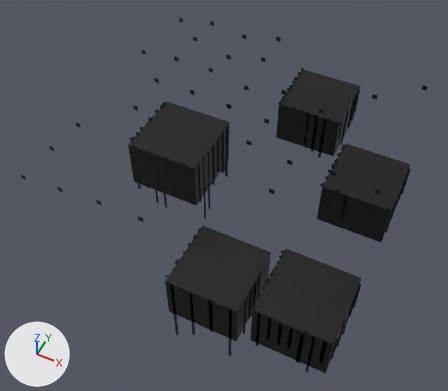
The glTF model netrun/assets/models/env/floor_b.glb, before and after one commit.
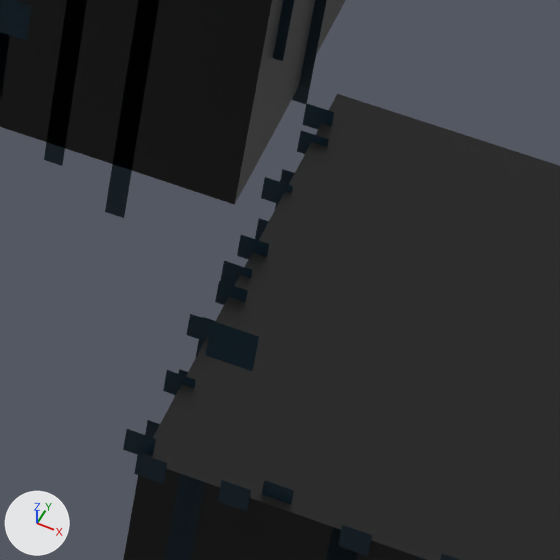
The first picture shows the older version from a 50 mm camera at (1.14, -2.47, 2.38) aimed at (-0.03, -0.13, -0.54). The close-ups show the older and then the newer version on the part from 68% to 83% of the width and 34% to 51% of the height of that picture. Only the edits that show in the close-ups are written down. Lighting does not change. The marker at lower left points along +X, +Y and +Z.

Names of what the first close-up shows: 'dots', 'edges', 'floor_streaks_hang', 'tiles'.
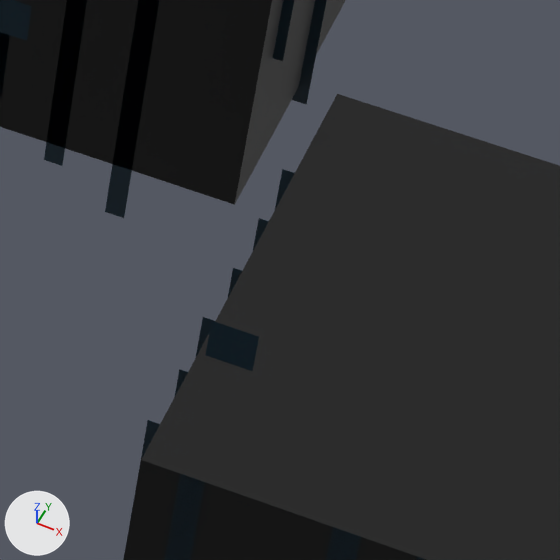
Location of each change, (x1, y1, x2, y2) in pixels of the close-ups (560 x 560 px):
'edges', deleted: before (123, 103, 459, 560)

The change, as a list of edits to the scene's bpy script:
```text
Remove ob_edges:
    ob_edges = bpy.data.objects.new('edges', me_edges)
    ob_edges.location = (0.0, 0.0, 0.0)
```
